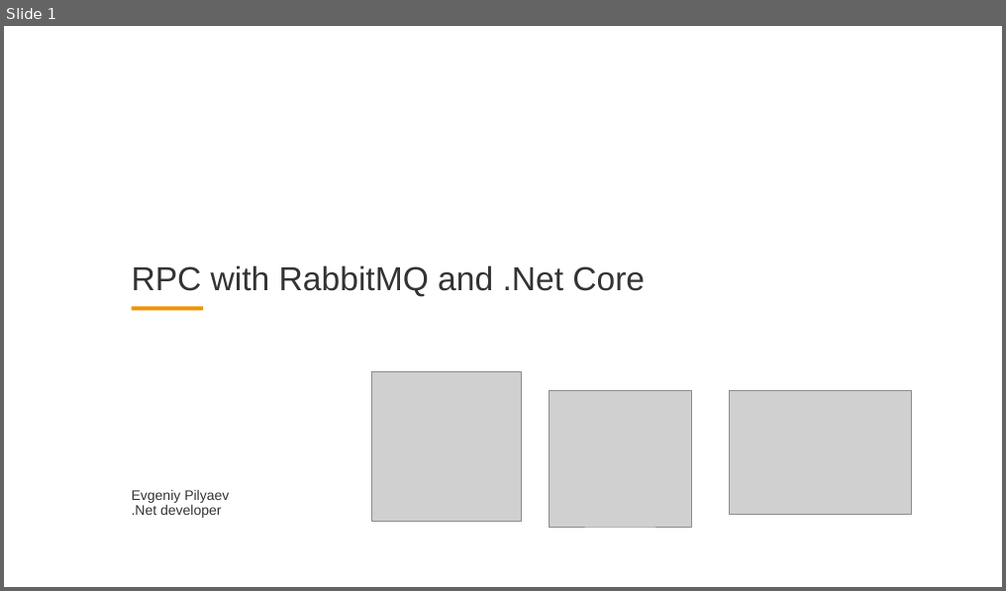
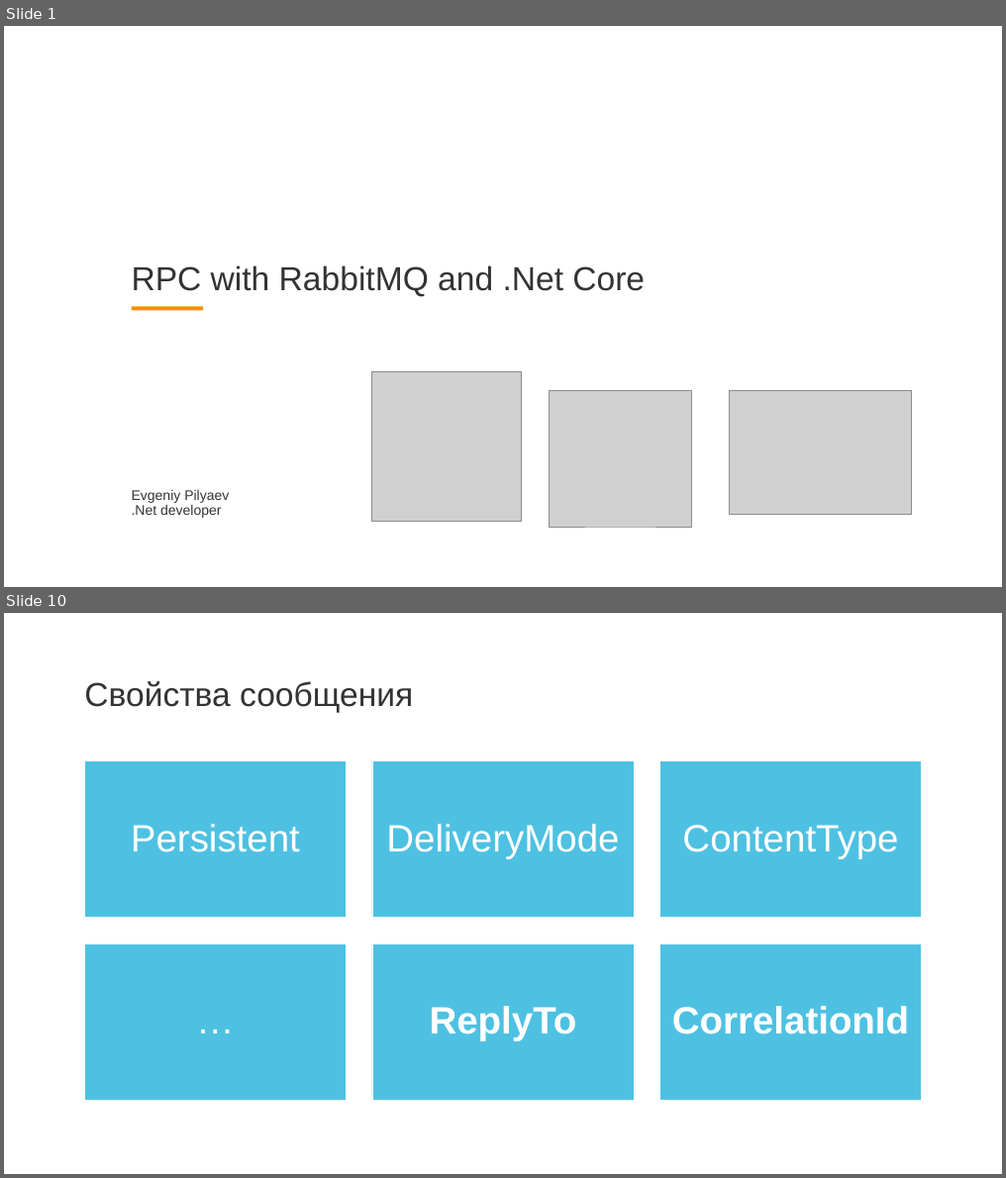
Before and after one commit to EPilyaev/RabbitMQNetCore, a slide deck: RMQ_RPC.pptm. Shown one above the other, each under a label of ours: slide 1 before the commit, slides 1 and 10 after it; the slides between them are not shown. The pictures are 1006x591 and 1006x1178 pixels, drawn with LibreOffice and Linux fonts; fonts in the diff are those of the drawing; grey boxes stand for pictures; background and template pictures are left out. Boxes give left, top, right and bottom in pixels: in the first picture for what was removed or moved away, otherwise in the second. Text is boxed around its words. In the diff, an @@ line names an element or a change of style, - is before the commit and + after.

```diff
--- a/RMQ_RPC.pptm
+++ b/RMQ_RPC.pptm
@@ slide 10 added at <box>4,613,1002,1174</box>, background #FFFFFF @@
@@ title added at <box>84,681,413,712</box>, 48 pt, text #333332 @@
+Свойства сообщения
@@ group added at <box>84,761,921,1100</box>: 6 rectangles, 6 texts @@
+Persistent
+DeliveryMode
+ContentType
+…
+ReplyTo
+CorrelationId
```
Also in this commit, not shown: 1 slide changed, 7 other slides added.
